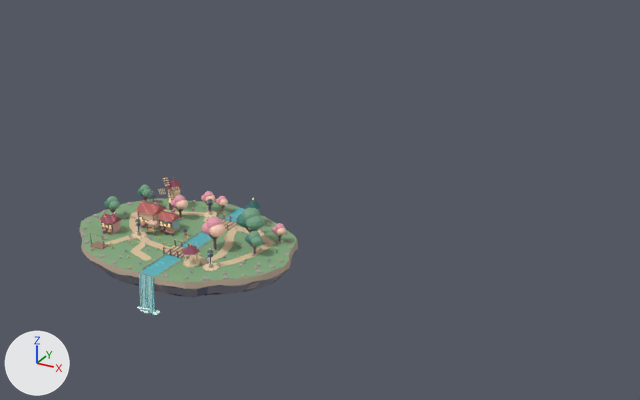
One commit to the glTF model assets/lantern-vale.glb: the scene before it, then after it.
Camera for both pictures: a camera (50 mm lens) standing at (71.2, -90.0, 55.6) and looking at (12.2, 17.2, 2.0). Every picture has the same lights, and +X, +Y and +Z are marked at lower left. The first picture is the older version. Where no turn or scale is listed for an object, it has been applied to the vertices.

Names of what the first picture shows: 'Static_BlossomLight', 'Static_Cliff', 'Static_CliffLight', 'Static_Earth', 'Static_Grass', 'Static_LeafLight', 'Static_Path', 'Static_Timber', 'Static_Water' and 21 more.
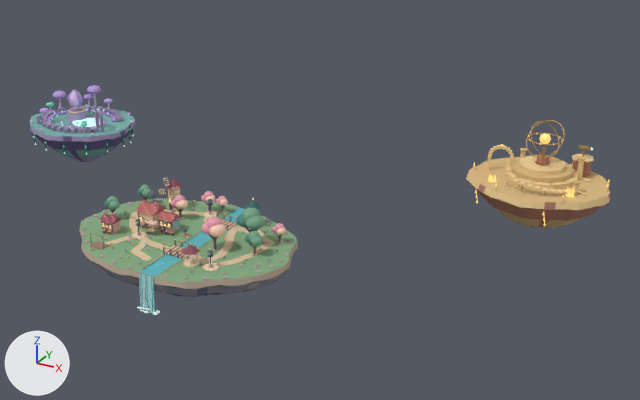
Diff of the bpy script that builds the scene:
```diff
--- a/assets/lantern-vale.glb.py
+++ b/assets/lantern-vale.glb.py
@@ ob_sunspireorbit2 @@
+ob_sunspireorbit2 = bpy.data.objects.new('SunspireOrbit2', me_torus_003)  # 240 vertices, 480 faces; spans x -2.8..2.8, y -2.06..2.06, z -2.33..2.33; in mat_brass (orange #bc995f)
+ob_sunspireorbit2.location = (42.0, 29.0, 13.2)
@@ ob_sunspireorbit1 @@
+ob_sunspireorbit1 = bpy.data.objects.new('SunspireOrbit1', me_torus_002)  # 240 vertices, 480 faces; spans x -1.83..1.83, y -2.53..2.53, z -2.22..2.22; in mat_brass (orange #bc995f)
+ob_sunspireorbit1.location = (42.0, 29.0, 13.2)
@@ ob_sunspireorbit0 @@
+ob_sunspireorbit0 = bpy.data.objects.new('SunspireOrbit0', me_torus_001)  # 240 vertices, 480 faces; spans x -2.44..2.44, y -2.44..2.44, z -0.08..0.08; in mat_brass (orange #bc995f)
+ob_sunspireorbit0.location = (42.0, 29.0, 13.2)
@@ ob_sunspirecore @@
+ob_sunspirecore = bpy.data.objects.new('SunspireCore', me_icosphere_633)  # an icosphere of 80 faces spanning x -0.76..0.76, y -0.8..0.8, z -0.8..0.8; in mat_sunglow (orange #ffcf77, glowing orange #d3ab61)
+ob_sunspirecore.location = (42.0, 29.0, 13.2)
@@ ob_moonbloompetal1 @@
+ob_moonbloompetal1 = bpy.data.objects.new('MoonbloomPetal1', me_moonbloompetal1)  # 70 vertices, 136 faces; spans x -0.09..1.19, y -1.33..-0.13, z -0.04..3.4; in mat_moonpetallight (purple #e3c6f2)
+ob_moonbloompetal1.location = (-44.0, 26.0, 5.4)
@@ ob_moonbloompetal0 @@
+ob_moonbloompetal0 = bpy.data.objects.new('MoonbloomPetal0', me_moonbloompetal0)  # 70 vertices, 136 faces; spans x 0.18..1.3, y -0.73..0.73, z -0.04..3.4; in mat_moonpetal (purple #b69cdd)
+ob_moonbloompetal0.location = (-44.0, 26.0, 5.4)
@@ ob_static_sunglow @@
+ob_static_sunglow = bpy.data.objects.new('Static_SunGlow', me_west_meadow_015_1)  # 204 vertices, 304 faces; spans x 32.5..51.6, y 20.4..35.6, z 4.0..11.6; in mat_sunglow (orange #ffcf77, glowing orange #d3ab61)
+ob_static_sunglow.location = (0.0, 0.0, 0.0)
@@ ob_static_brass @@
+ob_static_brass = bpy.data.objects.new('Static_Brass', me_west_meadow_014_1)  # 380 vertices, 620 faces; spans x 36.9..48.35, y 22.18..34.1, z 6.9..11.96; in mat_brass (orange #bc995f)
+ob_static_brass.location = (0.0, 0.0, 0.0)
@@ ob_static_sunstone @@
+ob_static_sunstone = bpy.data.objects.new('Static_SunStone', me_west_meadow_013_1)  # 1184 vertices, 1976 faces; spans x 31.8..52.3, y 19.3..36.2, z 0.3..11.3; in mat_sunstone (beige #efcf94)
+ob_static_sunstone.location = (0.0, 0.0, 0.0)
@@ ob_static_sunrock @@
+ob_static_sunrock = bpy.data.objects.new('Static_SunRock', me_west_meadow_012_1)  # 224 vertices, 218 faces; spans x 31.8..52.3, y 19.3..36.2, z 0.3..10.6; in mat_sunrock (brown #b37b65)
+ob_static_sunrock.location = (0.0, 0.0, 0.0)
@@ ob_static_sunsand @@
+ob_static_sunsand = bpy.data.objects.new('Static_SunSand', me_west_meadow_011_1)  # 192 vertices, 234 faces; spans x 32.0..52.0, y 19.5..36.0, z 1.7..10.7; in mat_sunsand (beige #d9b77f)
+ob_static_sunsand.location = (0.0, 0.0, 0.0)
@@ ob_static_moonpetallight @@
+ob_static_moonpetallight = bpy.data.objects.new('Static_MoonPetalLight', me_west_meadow_008_1)  # 564 vertices, 940 faces; spans x -50.9..-31.9, y 17.0..32.0, z 3.4..7.5; in mat_moonpetallight (purple #e3c6f2)
+ob_static_moonpetallight.location = (0.0, 0.0, 0.0)
@@ ob_static_moonleaf @@
+ob_static_moonleaf = bpy.data.objects.new('Static_MoonLeaf', me_west_meadow_007_1)  # 690 vertices, 1176 faces; spans x -51.8..-32.0, y 16.8..33.3, z 1.2..5.7; in mat_moonleaf (green #71d5bb)
+ob_static_moonleaf.location = (0.0, 0.0, 0.0)
@@ ob_static_moonglow @@
+ob_static_moonglow = bpy.data.objects.new('Static_MoonGlow', me_west_meadow_006_1)  # 1122 vertices, 1886 faces; spans x -51.7..48.2, y 16.8..33.3, z 0.0..11.9; in mat_moonglow (cyan #b5efe8, glowing greyish cyan #95c5c0)
+ob_static_moonglow.location = (0.0, 0.0, 0.0)
@@ ob_static_moonpetal @@
+ob_static_moonpetal = bpy.data.objects.new('Static_MoonPetal', me_west_meadow_005_1)  # 948 vertices, 1756 faces; spans x -50.12..-35.68, y 18.89..32.35, z 3.48..8.33; in mat_moonpetal (purple #b69cdd)
+ob_static_moonpetal.location = (0.0, 0.0, 0.0)
@@ ob_static_moonsoil @@
+ob_static_moonsoil = bpy.data.objects.new('Static_MoonSoil', me_west_meadow_004_1)  # 1936 vertices, 3332 faces; spans x -52.3..-31.6, y 16.0..33.5, z -4.1..7.1; in mat_moonsoil (greyish purple #a193b8)
+ob_static_moonsoil.location = (0.0, 0.0, 0.0)
@@ ob_static_moonrock @@
+ob_static_moonrock = bpy.data.objects.new('Static_MoonRock', me_west_meadow_003_1)  # 188 vertices, 154 faces; spans x -52.3..-31.6, y 16.0..33.5, z -4.1..3.4; in mat_moonrock (purple #655a89)
+ob_static_moonrock.location = (0.0, 0.0, 0.0)
@@ ob_static_moonmoss @@
+ob_static_moonmoss = bpy.data.objects.new('Static_MoonMoss', me_west_meadow_002_1)  # 120 vertices, 106 faces; spans x -52.2..-31.8, y 16.2..33.3, z -2.1..3.4; in mat_moonmoss (cyan #75b0a8)
+ob_static_moonmoss.location = (0.0, 0.0, 0.0)
```

Where the change shows, as pixel boxes [x1, y1, x2, y2] in the pictures (640 x 400 px):
'Static_SunSand', added (beige)
    after: [468, 148, 610, 228]
'Static_SunStone', added (beige)
    after: [466, 145, 610, 228]
'Static_MoonSoil', added
    after: [30, 105, 136, 162]
'Static_SunRock', added
    after: [467, 154, 611, 228]
'Static_MoonMoss', added (cyan)
    after: [30, 106, 135, 158]
'Static_MoonRock', added (purple)
    after: [30, 126, 135, 162]
'Static_MoonPetal', added
    after: [40, 85, 116, 131]
'Static_MoonGlow', added
    after: [33, 102, 593, 155]
'Static_SunGlow', added
    after: [473, 144, 610, 226]
'Static_MoonPetalLight', added
    after: [30, 93, 134, 136]
'SunspireOrbit2', added
    after: [526, 120, 565, 158]
'Static_Brass', added
    after: [504, 145, 592, 195]
'Static_MoonLeaf', added
    after: [33, 102, 134, 148]
'SunspireOrbit1', added
    after: [530, 121, 560, 157]
'SunspireCore', added
    after: [539, 133, 551, 144]
'MoonbloomPetal1', added
    after: [70, 90, 78, 109]
'SunspireOrbit0', added
    after: [528, 133, 563, 145]
'MoonbloomPetal0', added
    after: [75, 90, 82, 108]
